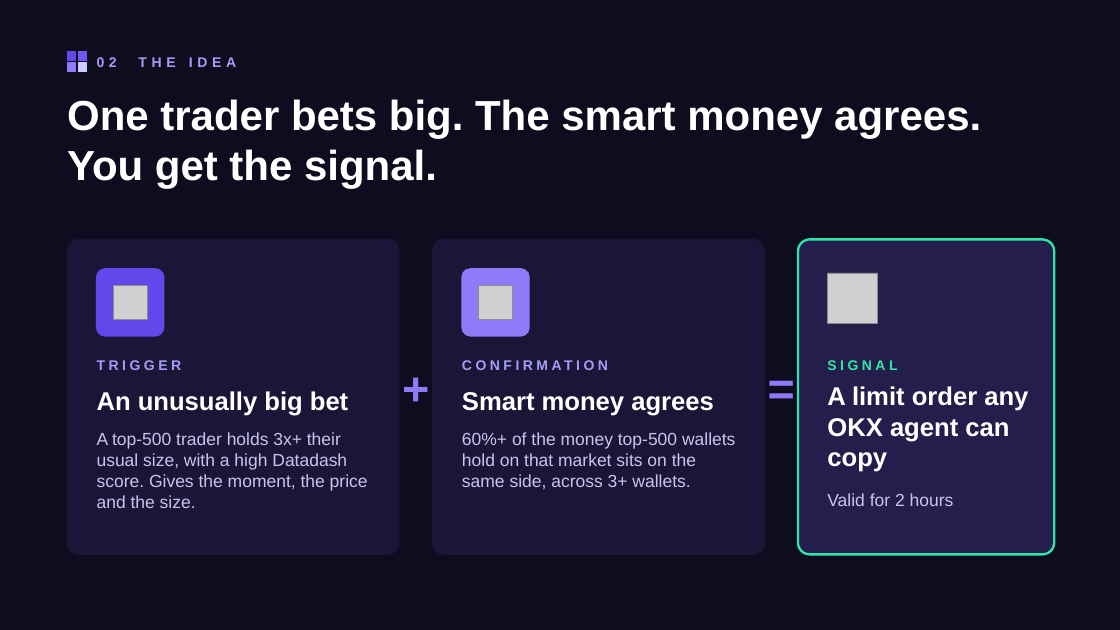
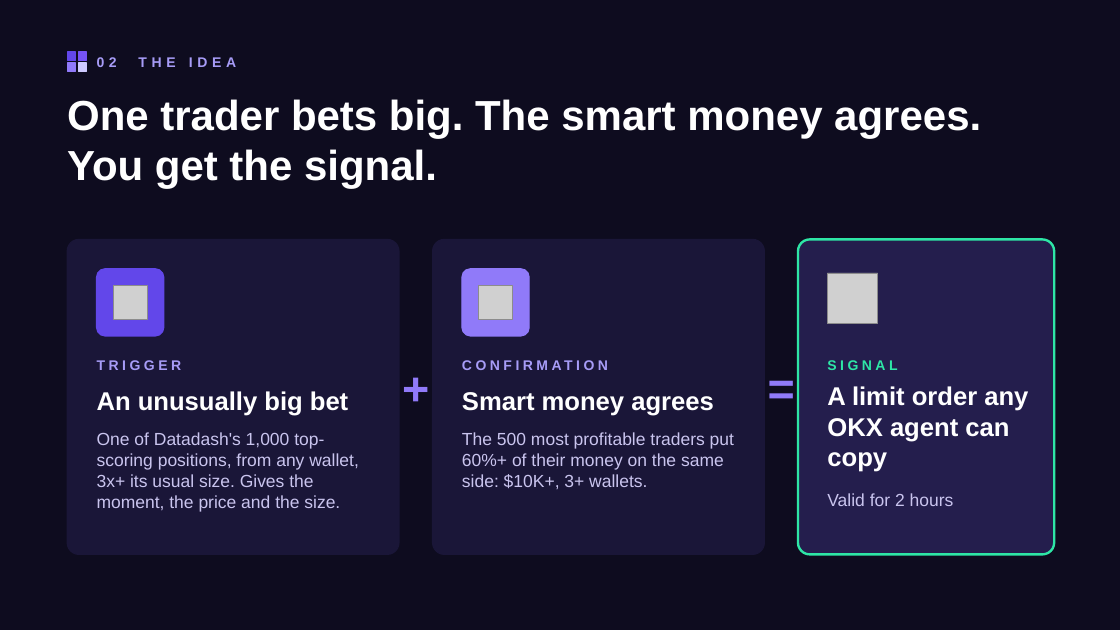
Before and after one commit to arpitBhalla/okx-smart-money-agent, a slide deck: slide 3 of pitch/Datadash-Smart-Money.pptx. Drawn at 1120x630 pixels with LibreOffice and Linux fonts; fonts in the diff are those of the drawing; grey boxes stand for pictures. Boxes give left, top, right and bottom in pixels: in the first picture for what was removed or moved away, otherwise in the second. Text is boxed around its words. In the diff, an @@ line names an element or a change of style, - is before the commit and + after.

Commit message:
feat: any high-scoring wallet can trigger; faster rounds; server setup
- A signal can start from any wallet among Datadash's 1,000 highest-scoring
  positions; the top-500 consensus now needs at least $10,000 on the side.
- Agreement is checked before freshness, so recent buys are only fetched for
  the survivors (a round went from about 149s to 23s with the same result).
- Recent buys are paged; ranks are shown only inside the top 500; cleaner
  trader names.
- deploy/setup-ubuntu.sh: one-shot setup for the DigitalOcean server.
- Backtest report re-run on the YES/NO-only rules.

```diff
--- a/pitch/Datadash-Smart-Money.pptx
+++ b/pitch/Datadash-Smart-Money.pptx
@@ text at [97,432,359,512]: text changed @@
-A top-500 trader holds 3x+ their usual size, with a high Datadash score. Gives the moment, the price and the size.
+One of Datadash's 1,000 top-scoring positions, from any wallet, 3x+ its usual size. Gives the moment, the price and the size.
@@ text at [462,432,734,489]: text changed @@
-60%+ of the money top-500 wallets hold on that market sits on the same side, across 3+ wallets.
+The 500 most profitable traders put 60%+ of their money on the same side: $10K+, 3+ wallets.
```
Also in this commit, not shown: 2 other slides changed, 13 other files.
